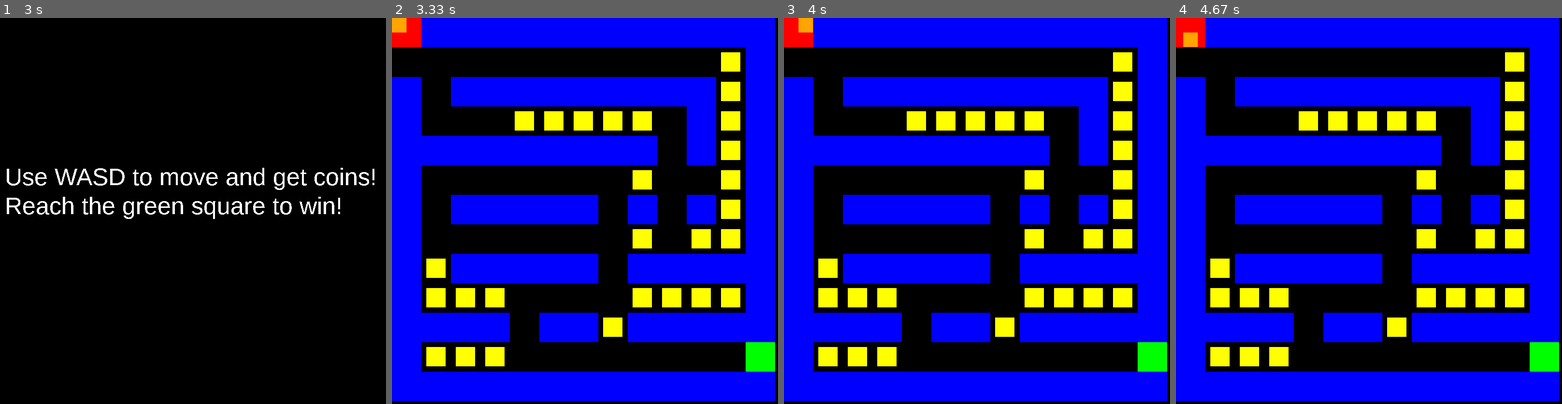
Above: before the commit, frames 1-4 (left to right).
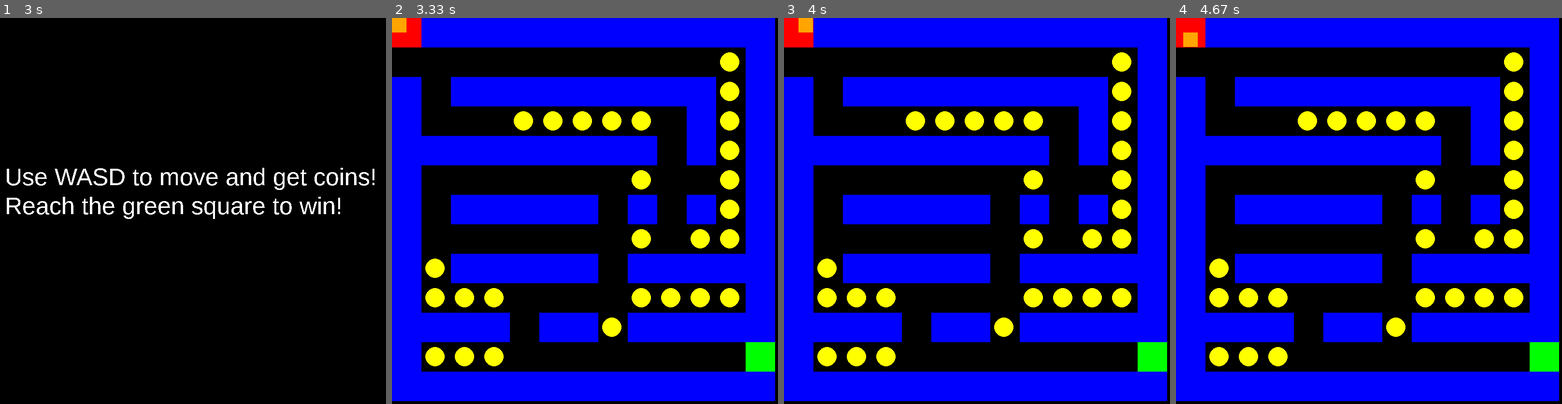
Above: after the commit, the same moments.

Repository: nathanchen0/CIF_Junior_Nathan
Game: pygame game, started from week12/easiermaze.py
The game is run twice, just before and just after one commit, with the same random seed, the same clock (stepped at 60 frames per second) and the same inputs.
Inputs:
- Up to frame 1 (3 s): no input
- Up to frame 2 (3.33 s): no input
- Up to frame 3 (4 s): hold W 3.4-3.87 s; hold D from 3.9 s (still down)
- Up to frame 4 (4.67 s): release D at 4.53 s; hold S from 4.57 s (still down)

Frame 1 is identical in both runs. In frame 2, 1.7% of the frame differs, in the area x 8-91%, y 8-91%; in frame 3, 1.7%; in frame 4, 1.7%.

Commit message:
Change coin representation from rectangle to circle and added a timer for winning screen
Changed coin representation from a rectangle to a circle for better visual appearance.

Diff:
--- a/week12/easiermaze.py
+++ b/week12/easiermaze.py
@@ -145,7 +145,7 @@
                 pygame.draw.rect(screen, red, (col * tilesize, row * tilesize, tilesize, tilesize))
             elif tile == 4: #coin
                 #have the coin centered in the tile
-                pygame.draw.rect(screen, yellow, (col * tilesize + (tilesize - coinsize) // 2, row * tilesize + (tilesize - coinsize) // 2, coinsize, coinsize))
+                pygame.draw.circle(screen, yellow, (col * tilesize + (28), row * tilesize + (30)), coinsize // 2)
                 global coin_pos
                 coin_pos = pygame.Rect(col * tilesize + (tilesize - coinsize) // 2, row * tilesize + (tilesize - coinsize) // 2, coinsize, coinsize)
                 #remeber this position for coin detection
